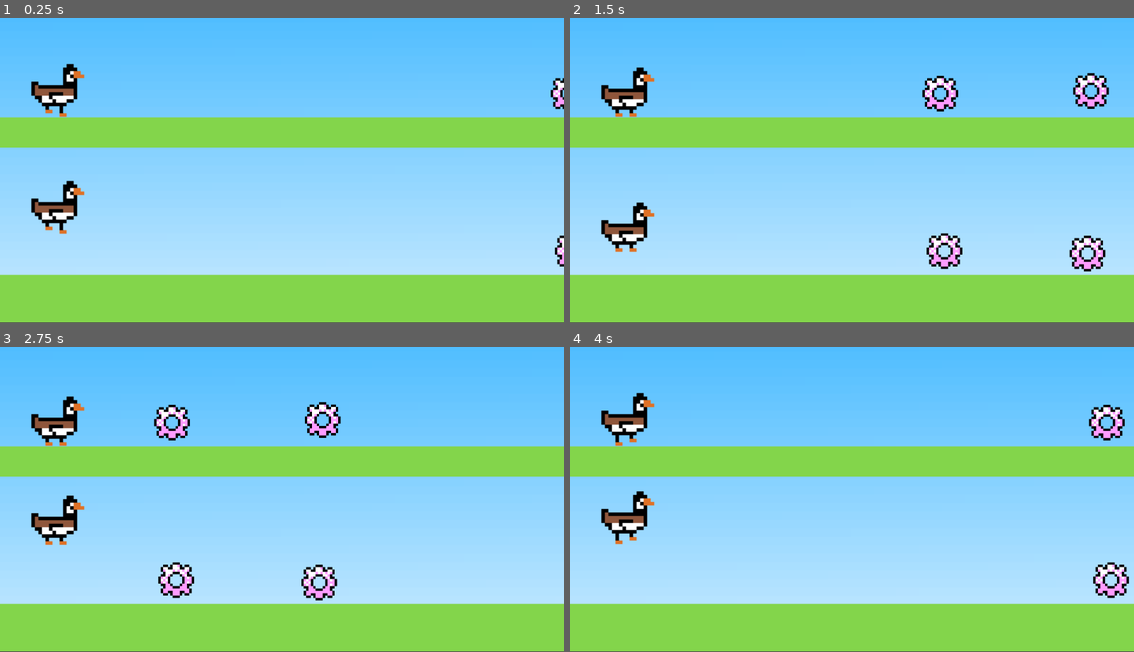
Above: before the commit, frames 1-4 (two rows, left to right).
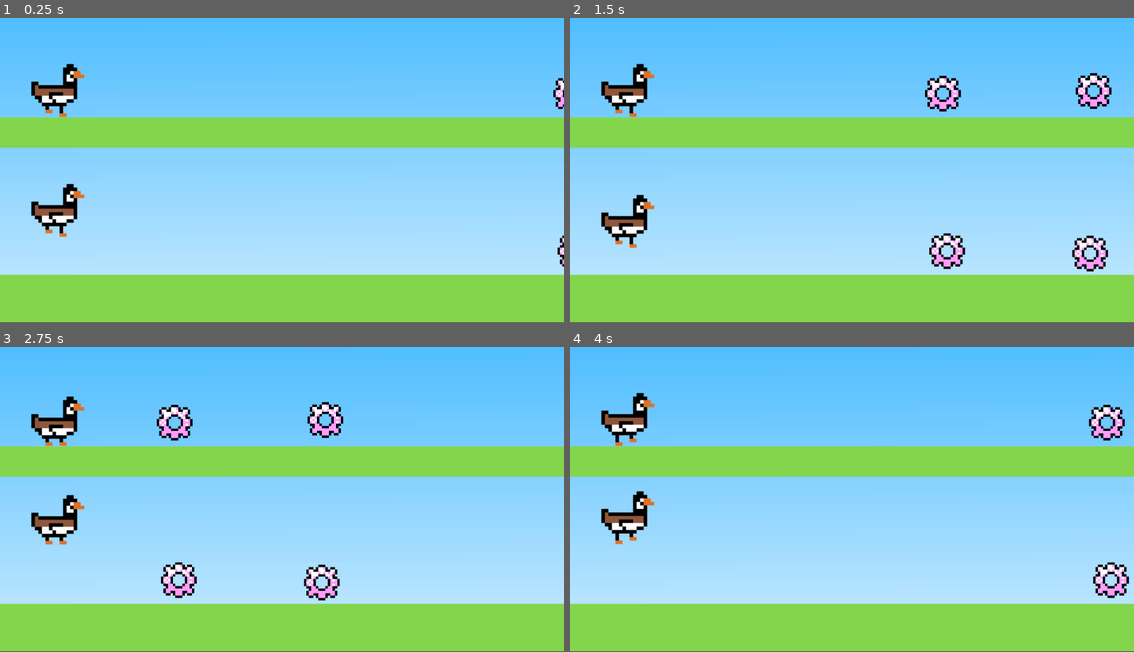
Above: after the commit, the same moments.

Repository: TheDynamicVector/HandGame
Game: Godot game, scene res://Levels/dinosaurgame.tscn
Same seed, same stepped clock (60 frames per second), same inputs: the game is played once before the commit and once after it.
Inputs:
- Up to frame 1 (0.25 s): no input
- Up to frame 2 (1.5 s): no input
- Up to frame 3 (2.75 s): no input
- Up to frame 4 (4 s): click "next" at 3.5 s

The runs differ from the first frame. In frame 1, 0.9% of the frame differs, in the area x 5-100%, y 19-82%; in frame 2, 3.4%, in the area x 5-97%, y 15-84%; in frame 3, 2.0%; in frame 4, nothing differs.
Error before the commit: Attempt to call function 'jump' in base 'null instance' on a null instance. (res://Global.gd:24)
Error after the commit: Attempt to call function 'jump' in base 'null instance' on a null instance. (res://Global.gd:29)

Commit message:
Death

Diff:
--- a/Global.gd
+++ b/Global.gd
@@ -12,6 +12,11 @@
 var gesture_texts = ["none", "none"]
 
 var game = "goose"
+
+var default_scene = "dinosaurgame"
+
+func _ready():
+	new_level()
 
 func _process(_delta):
 
@@ -40,6 +45,8 @@
 		if player_2_score == 3:
 			pass
 func new_level():
-	get_tree().change_scene_to_file("res://Levels/dinosaurgame.tscn")
+
+	get_tree().change_scene_to_file("res://Levels/d"+default_scene+".tscn")
+	get_tree().reload_current_scene()
 	WinRoundUi.visible = false
 	get_tree().paused = false
